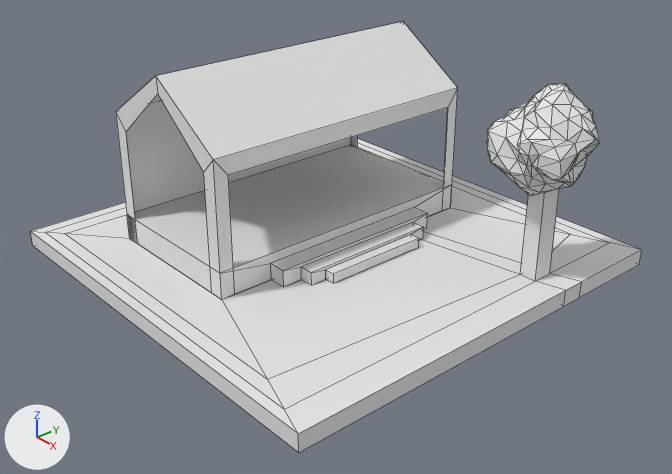
The Blender file Assets/Models/scene.blend: old version first, new version second.
Before and after are seen from a 50 mm camera at (2.92, -2.51, 1.98) aimed at (0.14, -0.09, 0.15). Arrows for +X, +Y and +Z are at lower left; the lights stay in place. Mesh edges are drawn as thin lines.
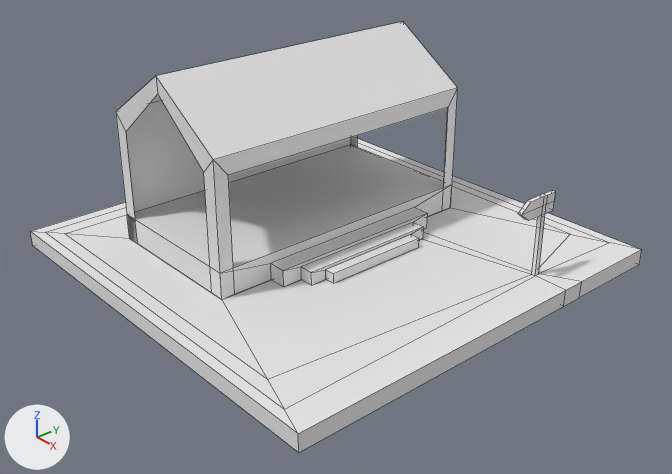
Where the change shows, as pixel boxes (x1, y1, x2, y2) in the pictures (672 x 474 px):
part 1 of me_cube, deleted
    before: (486, 84, 600, 196)
part 2 of me_cube, built on
    before: (222, 189, 640, 433)
    after: (222, 190, 640, 433)

The change, as a list of edits to the scene's bpy script:
```text
Change me_cube:
    used by ob_cube; location = (0.0, 0.0, 0.0)
    remove me_cube.from_pydata(...)  # 262 vertices, 412 faces; spans x -1.0..1.06, y -1.0..1.0, z -0.03..0.91
    add me_cube.from_pydata(...)  # 120 vertices, 112 faces; spans x -1.0..1.0, y -1.0..1.0, z -0.03..0.91
    me_cube part 1: the loose piece of 162 vertices spanning x 0.59..1.06, y 0.22..0.69, z 0.44..0.9 is deleted
    me_cube part 2
    1 face is deleted
    8 vertices move from x 0.79..0.87, y 0.4..0.5, z 0.05..0.52 to x 0.82..0.84, y 0.44..0.47, z 0.05..0.33
    14 vertices are added at x 0.82..0.84, y 0.3..0.47, z 0.33..0.42
    6 new vertices lie (0.0, 0.05, 0.0) away from vertices in x 0.79..0.87, y 0.47..0.5, z 0.38..0.52
    21 new faces join them
```
